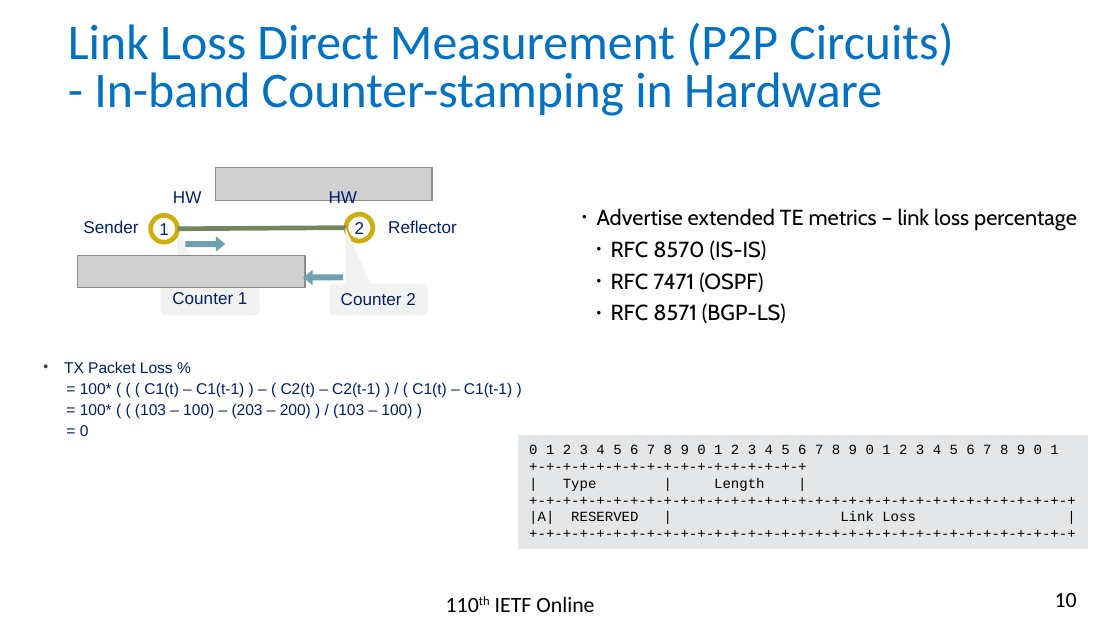
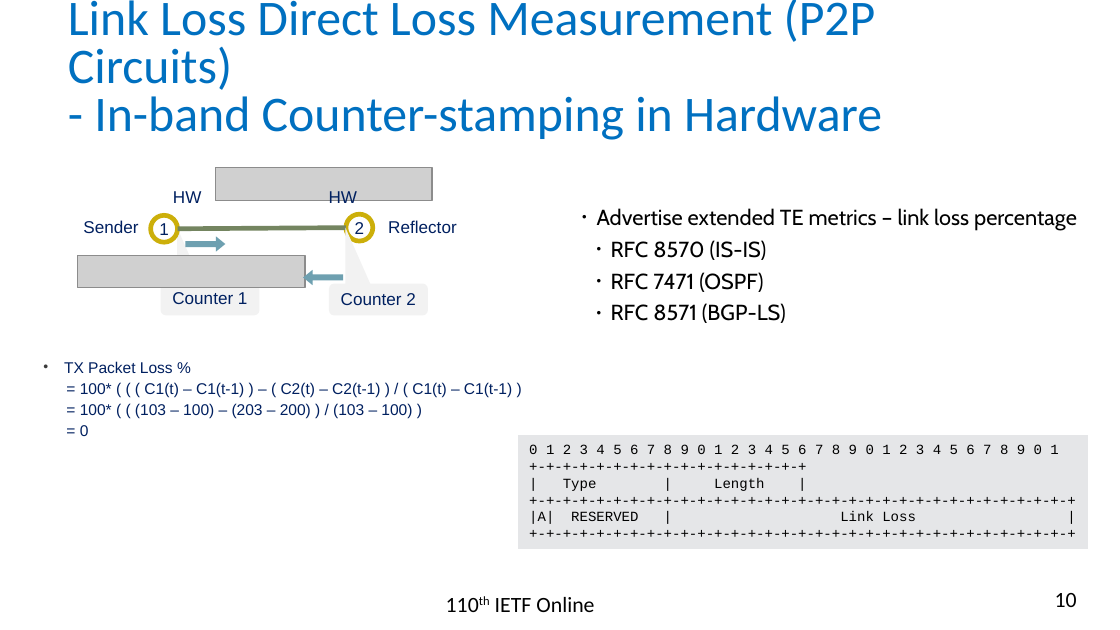
Before and after one commit to rakgandhi/ietf-slides, a slide deck: slide 10 of draft-gandhi-ippm-stamp-direct-loss-00.pptx. Drawn at 1120x630 pixels with LibreOffice and Linux fonts; fonts in the diff are those of the drawing; grey boxes stand for pictures. Boxes give left, top, right and bottom in pixels: in the first picture for what was removed or moved away, otherwise in the second. Text is boxed around its words. In the diff, an @@ line names an element or a change of style, - is before the commit and + after.

```diff
--- a/draft-gandhi-ippm-stamp-direct-loss-00.pptx
+++ b/draft-gandhi-ippm-stamp-direct-loss-00.pptx
@@ text at (x1=68, y1=0, x2=876, y2=90): text changed @@
-Link Loss Direct Measurement (P2P Circuits)
+Link Loss Direct Loss Measurement (P2P Circuits)
```
Also in this commit, not shown: 5 other slides changed, 1 other file.
